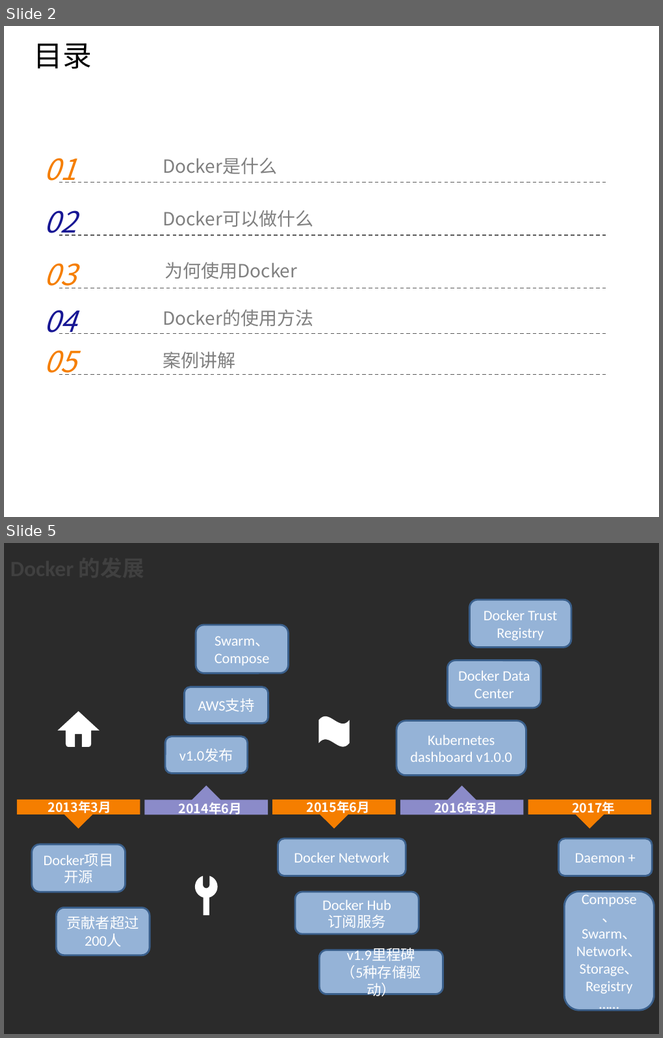
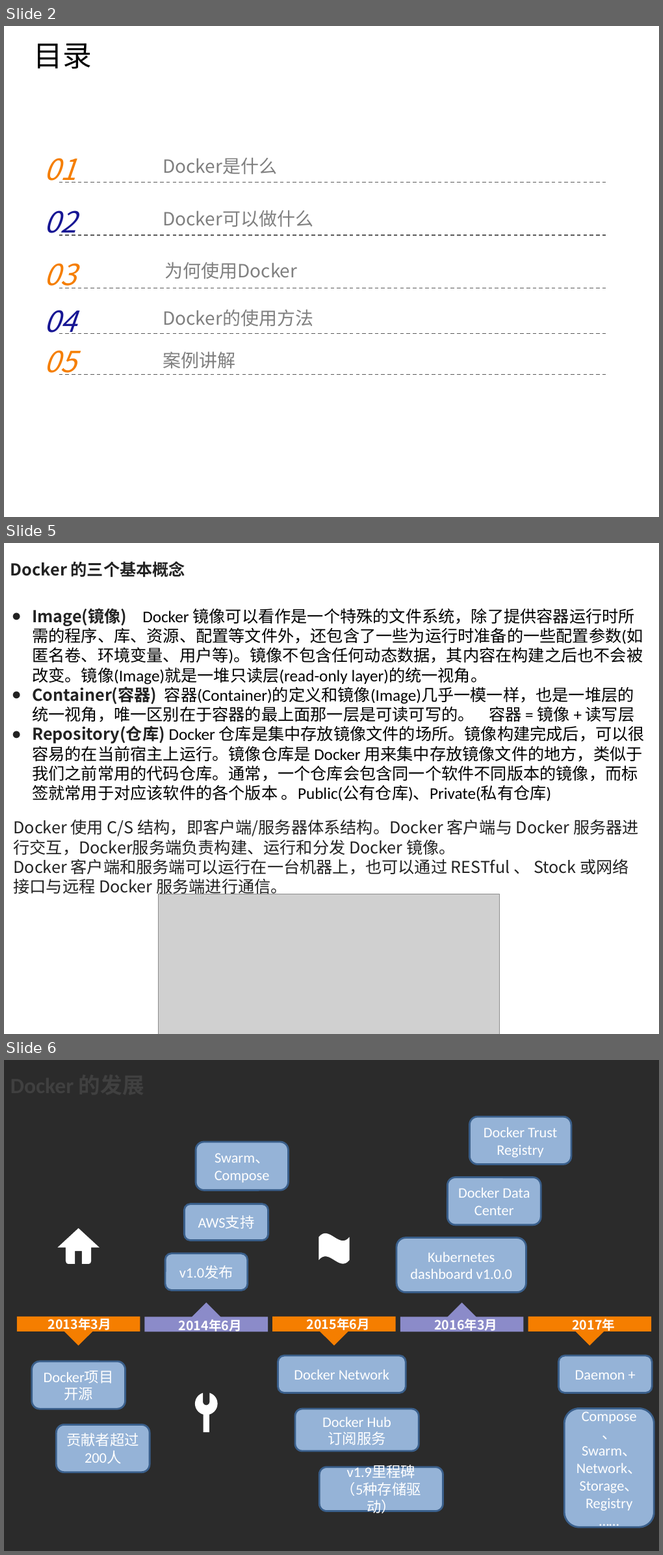
Before and after one commit to thumb0422/StudyNotes, a slide deck: Docker讲解.pptx. Shown one above the other, each under a label of ours: slides 2 and 5 before the commit, slides 2, 5 and 6 after it; the slides between them are not shown. The pictures are 663x1038 and 663x1555 pixels, drawn with LibreOffice and Linux fonts; fonts in the diff are those of the drawing; grey boxes stand for pictures; background and template pictures are left out; a plain dark background stands for a picture behind light text. Boxes give left, top, right and bottom in pixels: in the first picture for what was removed or moved away, otherwise in the second. Text is boxed around its words. In the diff, an @@ line names an element or a change of style, - is before the commit and + after.

```diff
--- a/Docker讲解.pptx
+++ b/Docker讲解.pptx
@@ slide 5 added at <box>4,543,659,1034</box>, background picture (left out) @@
@@ text added at <box>10,561,185,577</box>, 18 pt, text #222222, bold @@
+Docker 的三个基本概念
@@ text added at <box>32,608,645,802</box>, 18 pt, text #000000 @@
+● Image(镜像) Docker 镜像可以看作是一个特殊的文件系统，除了提供容器运行时所需的程序、库、资源、配置等文件外，还包含了一些为运行时准备的一些配置参数(如匿名卷、环境变量、用户等)。镜像不包含任何动态数据，其内容在构建之后也不会被改变。镜像(Image)就是一堆只读层(read-only layer)的统一视角。
+● Container(容器) 容器(Container)的定义和镜像(Image)几乎一模一样，也是一堆层的统一视角，唯一区别在于容器的最上面那一层是可读可写的。 容器 = 镜像 + 读写层
+● Repository(仓库) Docker 仓库是集中存放镜像文件的场所。镜像构建完成后，可以很容易的在当前宿主上运行。镜像仓库是 Docker 用来集中存放镜像文件的地方，类似于我们之前常用的代码仓库。通常，一个仓库会包含同一个软件不同版本的镜像，而标签就常用于对应该软件的各个版本 。Public(公有仓库)、Private(私有仓库)
@@ text added at <box>13,819,639,897</box>, 18 pt, text #222222 @@
+Docker 使用 C/S 结构，即客户端/服务器体系结构。Docker 客户端与 Docker 服务器进行交互，Docker服务端负责构建、运行和分发 Docker 镜像。
+Docker 客户端和服务端可以运行在一台机器上，也可以通过 RESTful 、 Stock 或网络接口与远程 Docker 服务端进行通信。
@@ picture added at <box>159,894,500,1034</box> @@
@@ what was slide 5 is now slide 6 @@
```
Also in this commit, not shown: 2 slides changed, 4 other slides added, 2 slides removed.
